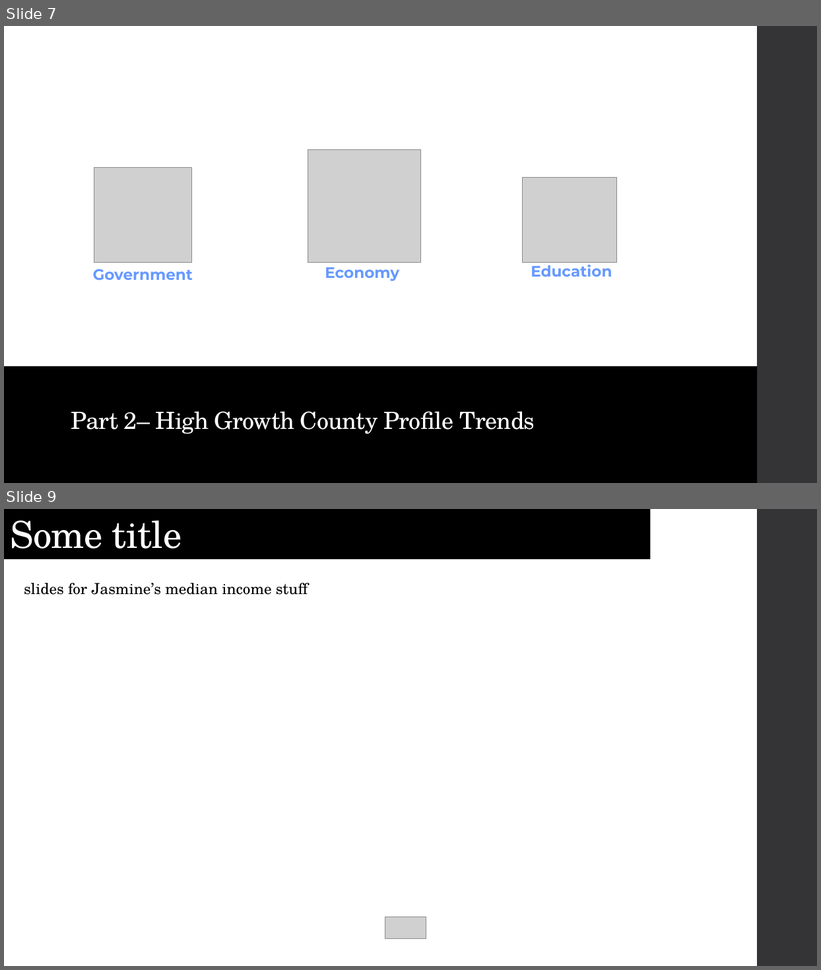
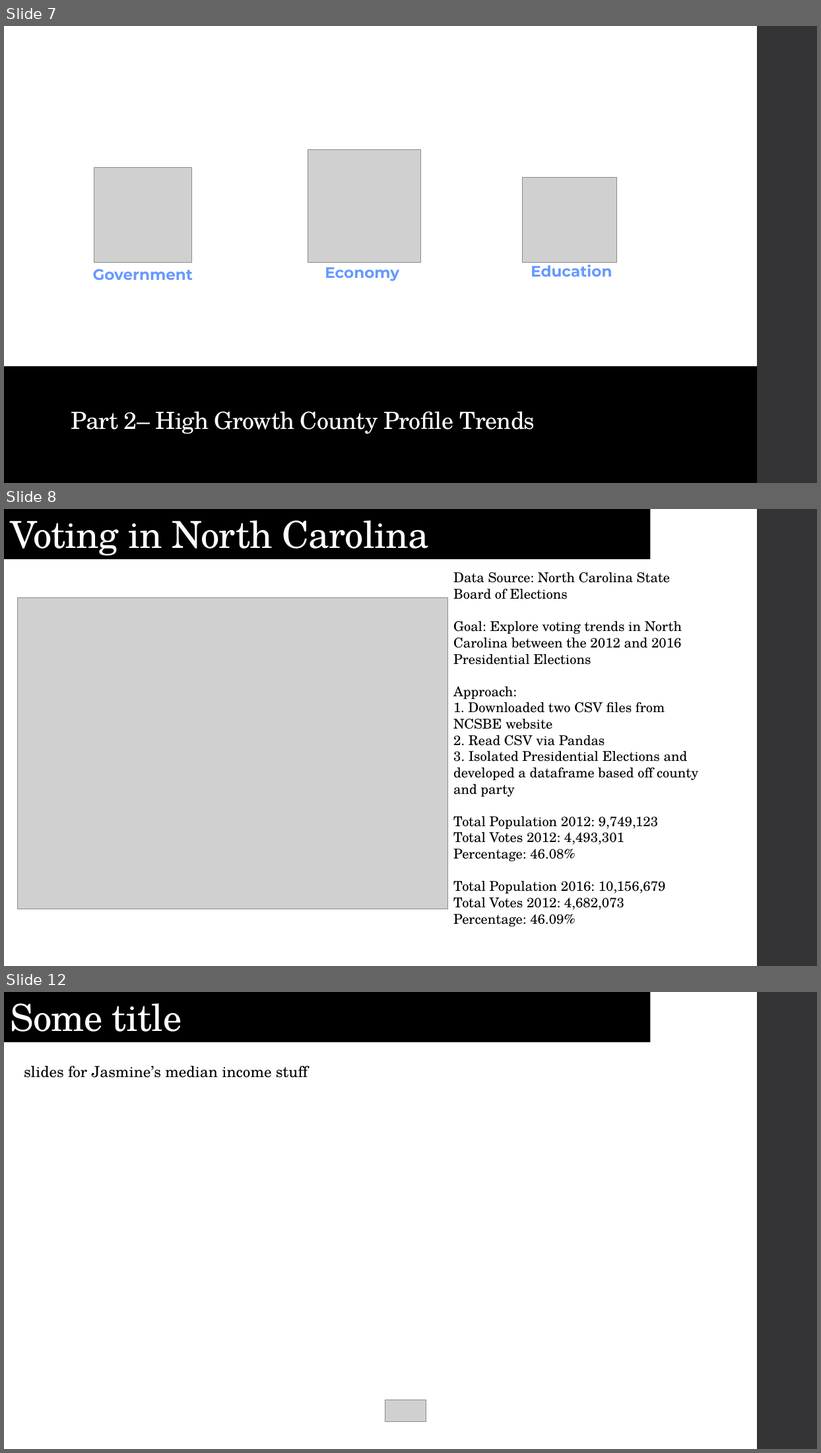
Before and after one commit to jasgarcia/NCGrowth, a slide deck: presentation/NC Growth.pptx. Shown one above the other, each under a label of ours: slides 7 and 9 before the commit, slides 7, 8 and 12 after it; the slides between them are not shown. The pictures are 821x970 and 821x1453 pixels, drawn with LibreOffice and Linux fonts; fonts in the diff are those of the drawing; grey boxes stand for pictures. Boxes give left, top, right and bottom in pixels: in the first picture for what was removed or moved away, otherwise in the second. Text is boxed around its words. In the diff, an @@ line names an element or a change of style, - is before the commit and + after.

```diff
--- a/presentation/NC Growth.pptx
+++ b/presentation/NC Growth.pptx
@@ slide 8 added at (4, 509, 817, 966), background #FFFFFF; not listed: 1 template element that a slide beside it also shows @@
@@ title added at (4, 509, 651, 559), fill #000000, 44 pt, text #FFFFFF @@
+Voting in North Carolina
@@ text added at (453, 572, 698, 927), 16 pt, text #000000 @@
+Data Source: North Carolina State Board of Elections
+Goal: Explore voting trends in North Carolina between the 2012 and 2016 Presidential Elections
+Approach:
+1. Downloaded two CSV files from NCSBE website
+2. Read CSV via Pandas
+3. Isolated Presidential Elections and developed a dataframe based off county and party
+Total Population 2012: 9,749,123
+Total Votes 2012: 4,493,301
+Percentage: 46.08%
+Total Population 2016: 10,156,679
+Total Votes 2012: 4,682,073
+Percentage: 46.09%
@@ picture added at (18, 597, 448, 909) @@
@@ what was slide 9 is now slide 12 @@
```
Also in this commit, not shown: 2 slides changed, 3 other slides added, 1 slide removed, 10 other files.
